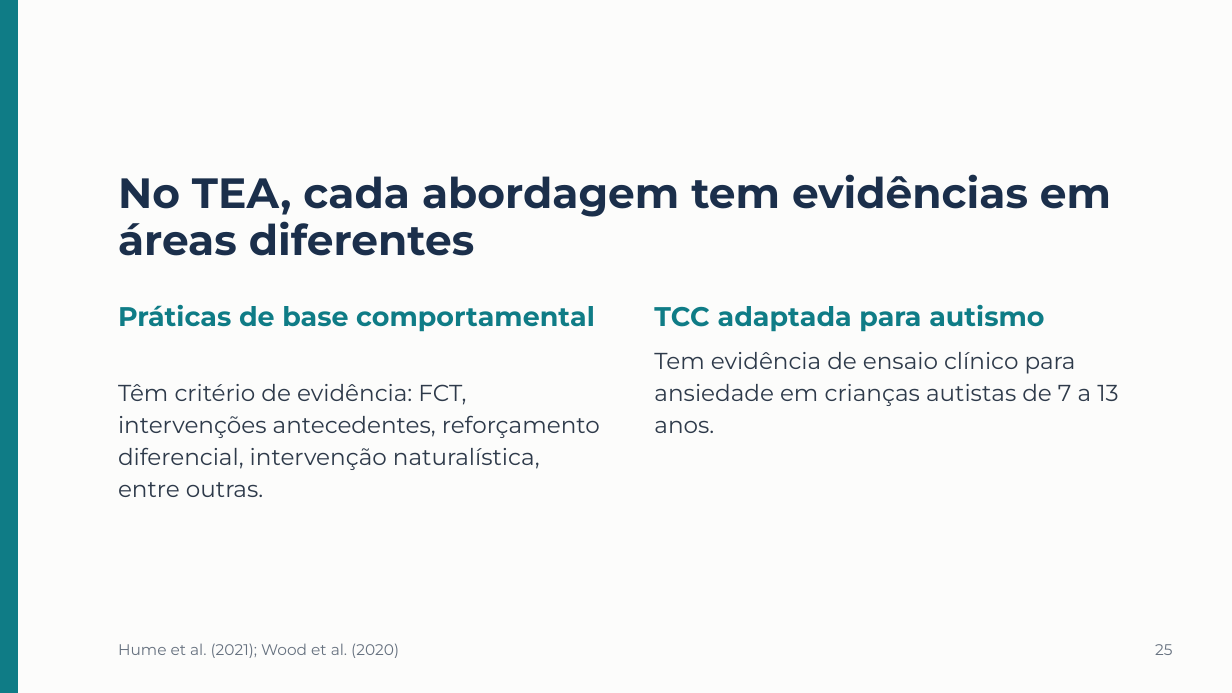
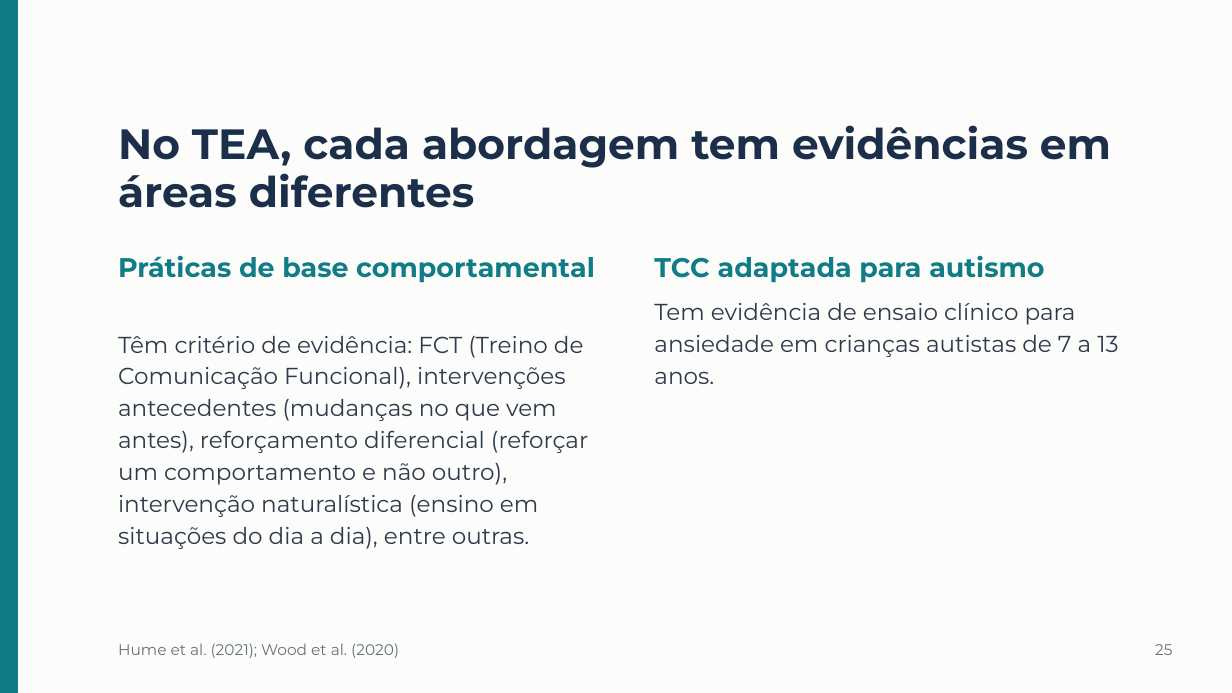
Before and after one commit to betinabinatti/CORE_WORKSHOP_ABA_TEA.md, a slide deck: slide 27 of workshop-aba-tea-lacc/apresentacao/Apresentacao_Workshop_ABA_TEA.pptx. Drawn at 1232x693 pixels with LibreOffice and Linux fonts; fonts in the diff are those of the drawing. Boxes give left, top, right and bottom in pixels: in the first picture for what was removed or moved away, otherwise in the second. Text is boxed around its words. In the diff, an @@ line names an element or a change of style, - is before the commit and + after.

```diff
--- a/workshop-aba-tea-lacc/apresentacao/Apresentacao_Workshop_ABA_TEA.pptx
+++ b/workshop-aba-tea-lacc/apresentacao/Apresentacao_Workshop_ABA_TEA.pptx
@@ 4 texts: place and size @@
-4 texts at [118,174,1118,433]
+4 texts at [118,125,1118,384]
@@ text at [118,336,588,549]: text changed @@
-Têm critério de evidência: FCT, intervenções antecedentes, reforçamento diferencial, intervenção naturalística, entre outras.
+Têm critério de evidência: FCT (Treino de Comunicação Funcional), intervenções antecedentes (mudanças no que vem antes), reforçamento diferencial (reforçar um comportamento e não outro), intervenção naturalística (ensino em situações do dia a dia), entre outras.
```
Also in this commit, not shown: 26 other slides changed, 1 slide added, 2 slides removed, 40 other files.
